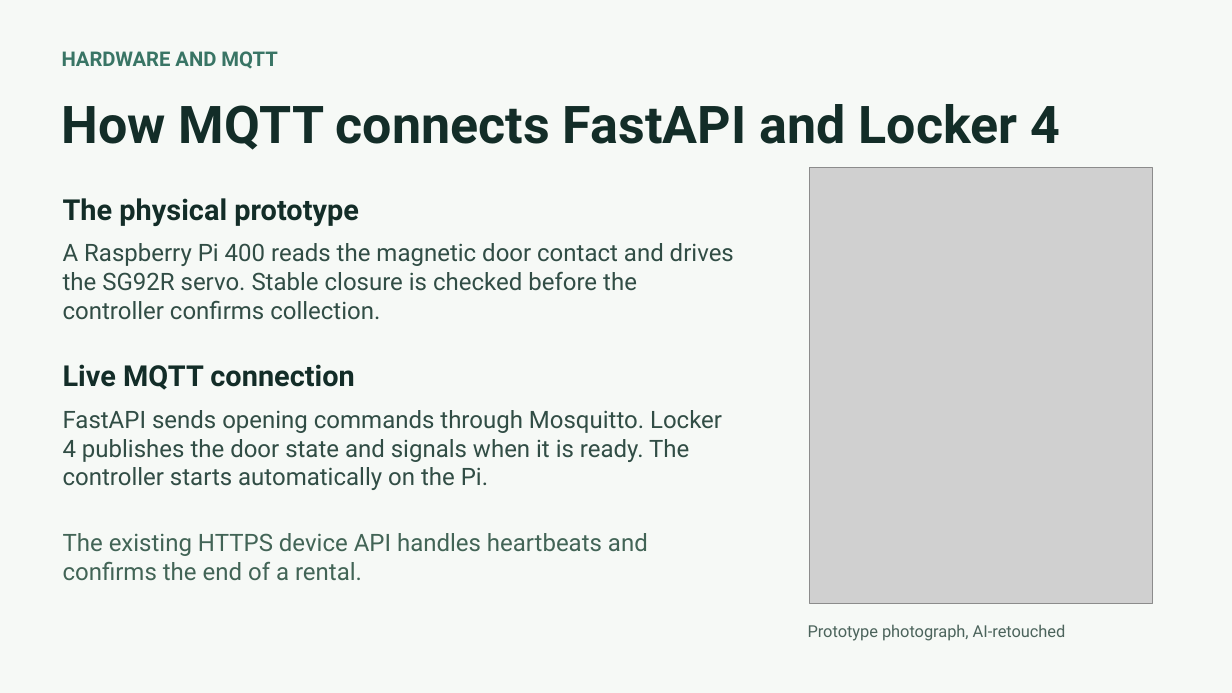
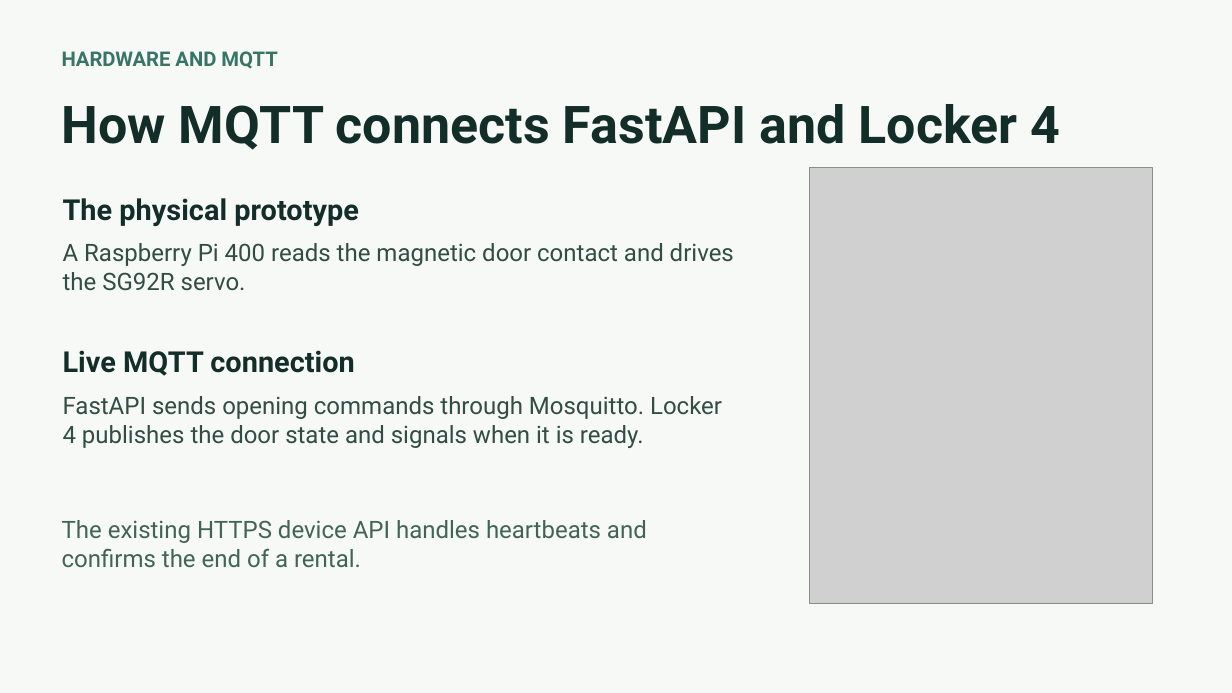
Before and after one commit to nikitsya/UniStow, a slide deck: slide 7 of docs/presentations/UniStow-Progress-Review-2026-11-11.pptx (slide 5 before the commit). Drawn at 1232x693 pixels with LibreOffice and Linux fonts; fonts in the diff are those of the drawing; grey boxes stand for pictures. Boxes give left, top, right and bottom in pixels: in the first picture for what was removed or moved away, otherwise in the second. Text is boxed around its words. In the diff, an @@ line names an element or a change of style, - is before the commit and + after.

Commit message:
Illustrate UniStow's architecture and canteen plan
Pair the campus canteen photograph with an AI visualisation to show
where the proposed lockers would sit.

Add an editable diagram tracing an open request from the student's
browser through FastAPI and Mosquitto on EC2 to the Raspberry Pi.
Show how the Pi reports door state over MQTT and sends heartbeats over
HTTPS, and where PostgreSQL and Stripe fit into the rental process.

Shorten the API, database, deployment and hardware slides. Focus the
issue summary on final submission, email notifications and unpaid
balances. Remove the collection safety and overdue billing entries
and the local test count from the review.

```diff
--- a/docs/presentations/UniStow-Progress-Review-2026-11-11.pptx
+++ b/docs/presentations/UniStow-Progress-Review-2026-11-11.pptx
@@ text at [63,243,734,291]: text changed @@
-A Raspberry Pi 400 reads the magnetic door contact and drives the SG92R servo. Stable closure is checked before the controller confirms collection.
+A Raspberry Pi 400 reads the magnetic door contact and drives the SG92R servo.
@@ text "Live MQTT connection": place and size @@
-text "Live MQTT connection" at [63,364,354,390]
+text "Live MQTT connection" at [63,350,354,376]
@@ text at [63,396,722,448]: text changed @@
-FastAPI sends opening commands through Mosquitto. Locker 4 publishes the door state and signals when it is ready. The controller starts automatically on the Pi.
+FastAPI sends opening commands through Mosquitto. Locker 4 publishes the door state and signals when it is ready.
@@ text "The existing HTTPS device API ...": place and size @@
-text "The existing HTTPS device API ..." at [63,533,648,580]
+text "The existing HTTPS device API ..." at [62,520,647,567]
@@ text removed at [808,624,1066,641] @@
-Prototype photograph, AI-retouched
```
Also in this commit, not shown: 5 other slides changed, 2 slides added.
